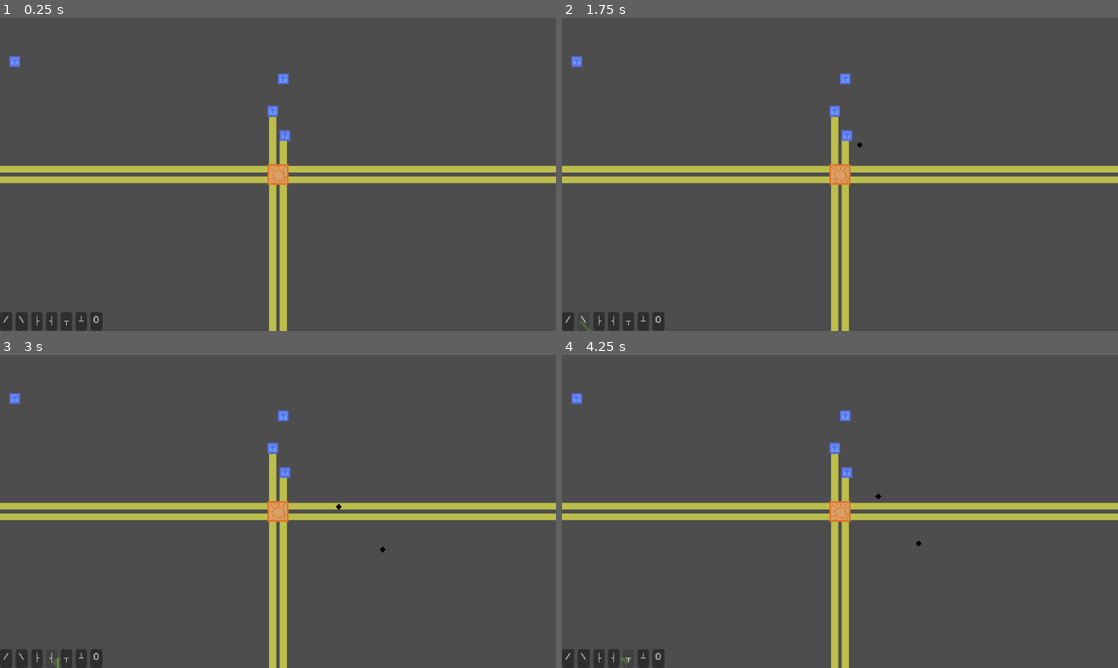
Above: before the commit, frames 1-4 (two rows, left to right).
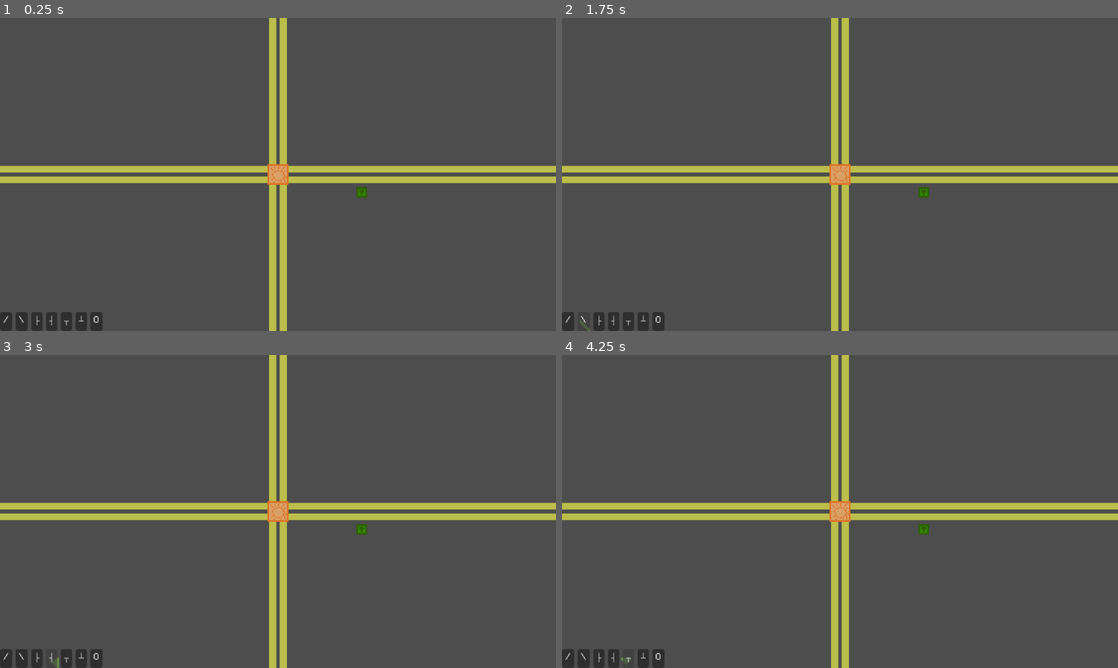
Above: after the commit, the same moments.

Repository: TrueHopolok/gj_solarnight
Game: Godot game, scene res://scenes/builder/builder_test.tscn
Two runs of this game, one before a commit and one after it. Both use one fixed random seed, a clock stepped at 60 frames per second and the inputs below. This scene is started directly instead of the project's main scene.
Inputs:
- Up to frame 1 (0.25 s): no input
- Up to frame 2 (1.75 s): click "/" at 0.5 s; click "\" at 1.25 s
- Up to frame 3 (3 s): click "├" at 2 s; click "┤" at 2.75 s
- Up to frame 4 (4.25 s): click "┬" at 3.5 s

The runs differ from the first frame. In frame 1, 1.2% of the frame differs, in the area x 1-66%, y 0-58%; in frame 2, 1.2%; in frame 3, 1.2%, in the area x 1-70%, y 0-64%; in frame 4, 1.2%.

Commit message:
feature: laser

Diff:
--- a/scenes/builder/builder_test.tscn
+++ b/scenes/builder/builder_test.tscn
@@ -10,8 +10,8 @@
 [ext_resource type="PackedScene" uid="uid://dmgorvreasa72" path="res://scenes/building/mirror/splitter_b.tscn" id="6_ifhcp"]
 [ext_resource type="PackedScene" uid="uid://bt740y4ks0po" path="res://scenes/building/mirror/splitter_t.tscn" id="7_1qxg1"]
 [ext_resource type="PackedScene" uid="uid://cy3oha0ardfa8" path="res://scenes/building/lightbulb/lightbulb.tscn" id="8_fwtt1"]
-[ext_resource type="PackedScene" uid="uid://ddv7ul50cfopu" path="res://scenes/building/tower/canon.tscn" id="11_rocfi"]
 [ext_resource type="PackedScene" uid="uid://c6m2t0msh8u8e" path="res://scenes/enemy/enemy_type/enemy_fodder.tscn" id="12_c3rwh"]
+[ext_resource type="PackedScene" uid="uid://b5q0rxrnelrcs" path="res://scenes/building/tower/laser.tscn" id="13_3c4em"]
 
 [node name="BuilderTest" type="Node2D" unique_id=1599685715 groups=["main_game_scene"]]
 script = ExtResource("1_cyu0q")
@@ -69,41 +69,13 @@
 layout_mode = 2
 text = "O"
 
-[node name="Canon" parent="." unique_id=1512153694 instance=ExtResource("11_rocfi")]
-position = Vector2(-6.0000076, -73)
-
-[node name="Canon2" parent="." unique_id=1897481567 instance=ExtResource("11_rocfi")]
-position = Vector2(8, -45)
-
-[node name="Canon4" parent="." unique_id=753039175 instance=ExtResource("11_rocfi")]
-position = Vector2(-303, -130)
-
-[node name="Canon3" parent="." unique_id=1040262217 instance=ExtResource("11_rocfi")]
-position = Vector2(6, -110)
-
-[node name="Enemy" parent="." unique_id=840357590 instance=ExtResource("12_c3rwh")]
-position = Vector2(301, 153)
-
-[node name="Enemy2" parent="." unique_id=729938245 instance=ExtResource("12_c3rwh")]
-position = Vector2(429, 130)
-
-[node name="Enemy3" parent="." unique_id=10014967 instance=ExtResource("12_c3rwh")]
-position = Vector2(394, 257)
-
-[node name="Enemy4" parent="." unique_id=790029279 instance=ExtResource("12_c3rwh")]
-position = Vector2(397, 209)
-
-[node name="Enemy5" parent="." unique_id=581030612 instance=ExtResource("12_c3rwh")]
-position = Vector2(373, 174)
-
-[node name="Enemy6" parent="." unique_id=351442646 instance=ExtResource("12_c3rwh")]
-position = Vector2(253, 197)
-
 [node name="Enemy7" parent="." unique_id=1449921778 instance=ExtResource("12_c3rwh")]
 position = Vector2(233, 110)
-
-[node name="Enemy8" parent="." unique_id=1401887763 instance=ExtResource("12_c3rwh")]
-position = Vector2(381, 96)
+MOVEMENT_SPEED = 0.0
 
 [node name="Enemy9" parent="." unique_id=699151498 instance=ExtResource("12_c3rwh")]
-position = Vector2(225, 141)
+position = Vector2(286, 139)
+MOVEMENT_SPEED = 0.0
+
+[node name="Laser" parent="." unique_id=1512153694 instance=ExtResource("13_3c4em")]
+position = Vector2(96.34688, 20.69931)
--- /dev/null
+++ b/scenes/building/tower/laser.tscn
@@ -0,0 +1,11 @@
+[gd_scene format=3 uid="uid://b5q0rxrnelrcs"]
+
+[ext_resource type="PackedScene" uid="uid://ddv7ul50cfopu" path="res://scenes/building/tower/canon.tscn" id="1_uwytl"]
+[ext_resource type="PackedScene" uid="uid://bc6u7fnvooyx1" path="res://scenes/building/tower/laserbolt.tscn" id="2_ae7y3"]
+
+[node name="Laser" unique_id=1512153694 instance=ExtResource("1_uwytl")]
+reload_time = 6.0
+projectile = ExtResource("2_ae7y3")
+
+[node name="Sprite2D" parent="." index="0" unique_id=244333039]
+modulate = Color(0.502389, 0.8691286, 0, 1)
--- /dev/null
+++ b/scenes/building/tower/laserbolt.gd
@@ -0,0 +1,60 @@
+extends Node2D
+
+
+const DAMAGE: int = 6
+
+@export_flags_2d_physics var raycast_mask: int = 1
+@export_flags_2d_physics var shapecast_mask: int = 1
+
+var target: Node2D = null
+
+
+func _ready() -> void:
+	execute.call_deferred()
+
+
+func execute() -> void:
+	queue_free()
+
+	const A_LOT: float = 700
+
+	var raycast_params := PhysicsRayQueryParameters2D.new()
+	raycast_params.collide_with_areas = true
+	raycast_params.collide_with_bodies = true
+	raycast_params.collision_mask = raycast_mask
+	raycast_params.from = global_position
+	raycast_params.to = global_position + global_position.direction_to(target.global_position) * A_LOT
+	raycast_params.hit_from_inside = true
+
+	var res := get_world_2d().direct_space_state.intersect_ray(raycast_params)
+	var end := raycast_params.to
+
+	if not res.is_empty():
+		end = res.position
+
+
+	var line2d := Line2D.new()
+	line2d.width = 6
+	line2d.points = [global_position, end]
+	line2d.default_color = Color.RED
+	get_parent().add_child(line2d)
+
+	var t := line2d.create_tween()
+	t.tween_property(line2d, "modulate:a", 0.0, 0.5).from(1.0)
+	t.chain().tween_callback(line2d.queue_free)
+
+	var line_shape := SegmentShape2D.new()
+	line_shape.a = global_position
+	line_shape.b = end
+
+	var shapecast_params := PhysicsShapeQueryParameters2D.new()
+	shapecast_params.collide_with_areas = true
+	shapecast_params.collide_with_bodies = true
+	shapecast_params.collision_mask = shapecast_mask
+	shapecast_params.shape = line_shape
+	shapecast_params.transform = Transform2D.IDENTITY
+
+	for v: Dictionary in  get_world_2d().direct_space_state.intersect_shape(shapecast_params):
+		var obj: Node = v.collider
+		if obj.has_method("damage"):
+			obj.damage(DAMAGE)
--- /dev/null
+++ b/scenes/building/tower/laserbolt.tscn
@@ -0,0 +1,8 @@
+[gd_scene format=3 uid="uid://bc6u7fnvooyx1"]
+
+[ext_resource type="Script" uid="uid://cvvsxdhxojt8a" path="res://scenes/building/tower/laserbolt.gd" id="1_4pcts"]
+
+[node name="Laserbolt" type="Node2D" unique_id=901609561]
+script = ExtResource("1_4pcts")
+raycast_mask = 8
+shapecast_mask = 12
Not shown, added: scenes/building/tower/laserbolt.gd.uid
